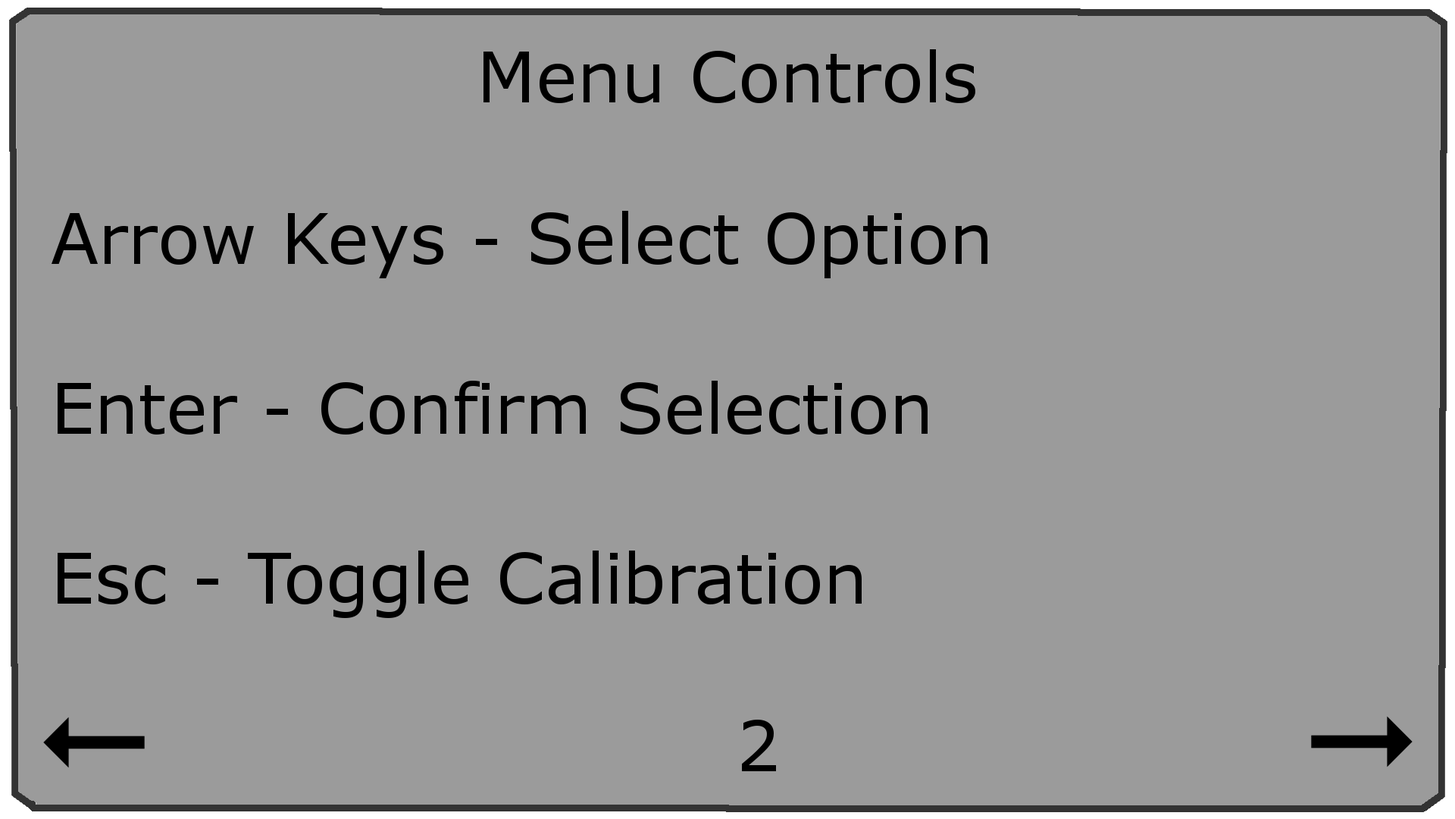
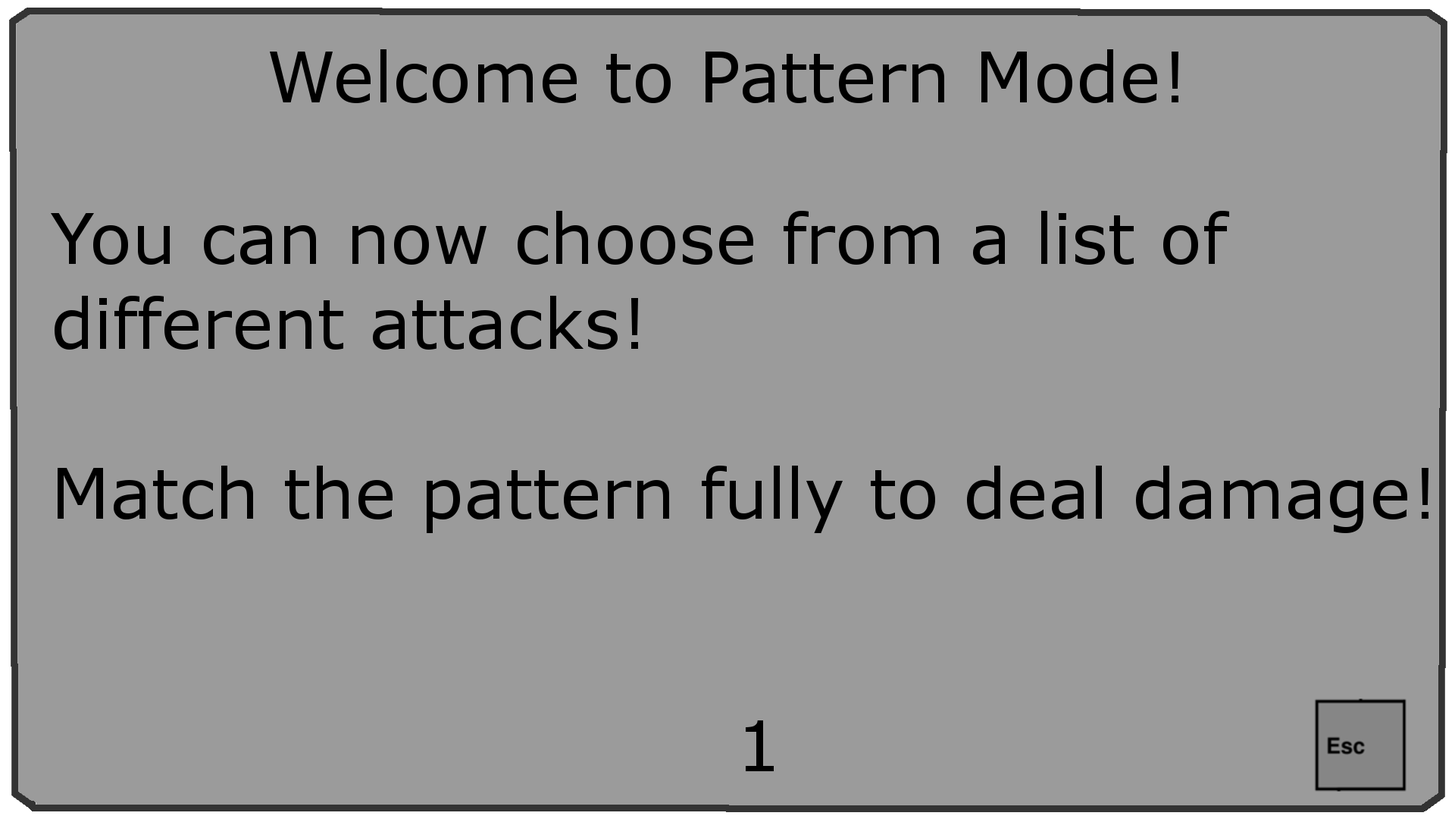
Two versions of the same layered image (1455×819). Layer-by-layer changes:
showed "Esc" over [1314, 698, 1407, 792]
hid "pg_left" over [43, 716, 145, 768]
painted on "Nr" over [742, 719, 777, 771]
hid "pg_right" over [1311, 715, 1413, 768]
added group "Pattern Mode" with 2 layers above "Menu Controls" over [50, 49, 1429, 533]
added layer "You can now choose from a list..." in group "Pattern Mode" over [50, 210, 1429, 533]
added layer "Welcome to Pattern Mode! ..." in group "Pattern Mode" over [269, 49, 1179, 104]
hid group "Menu Controls" (2 layers) over [51, 49, 988, 618]
